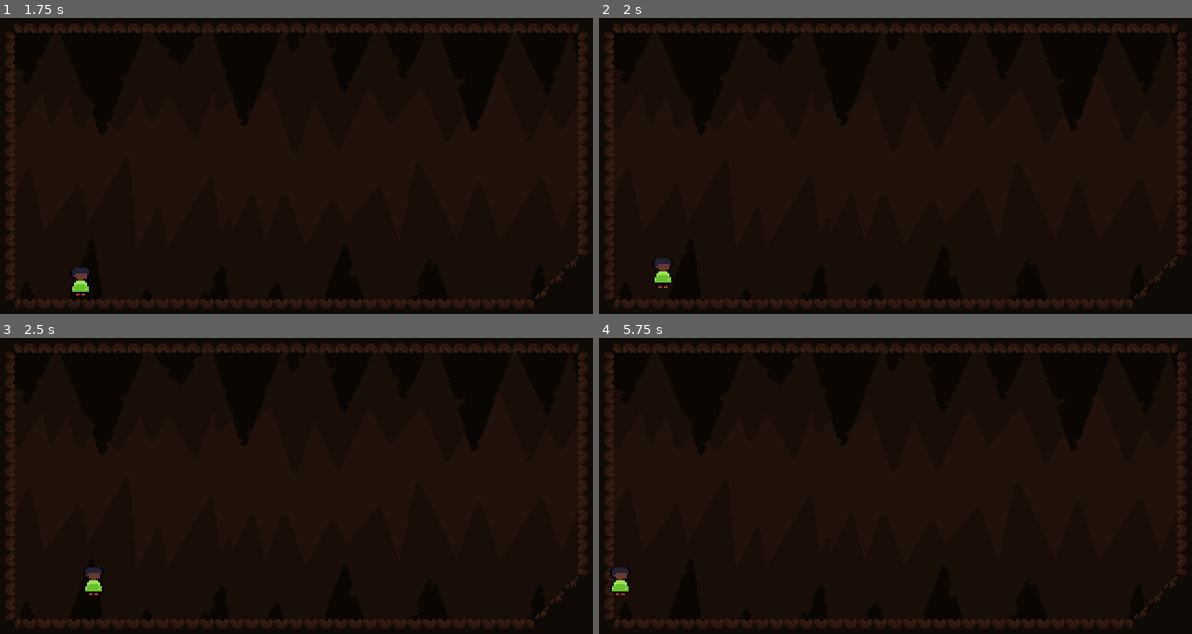
Above: before the commit, frames 1-4 (two rows, left to right).
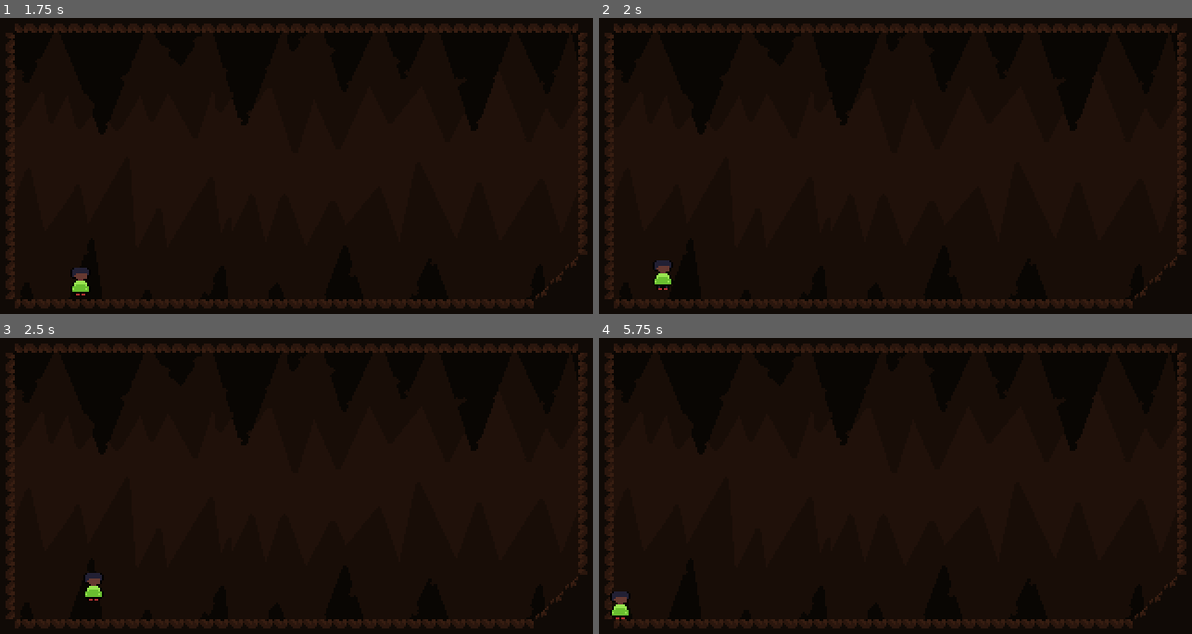
Above: after the commit, the same moments.

Repository: Omegalolchan/Cave_Runner
Game: Godot game, scene res://assets/Scenes/Debug Scene.tscn
Same seed, same stepped clock (60 frames per second), same inputs: the game is played once before the commit and once after it. The project has no main scene, so this scene is started directly.
Inputs:
- Up to frame 1 (1.75 s): hold Right (moveRight) 0.53-1.28 s; hold Down (slide) 0.53-1.28 s; tap C (jump) at 0.77, 0.8, 1.07, 1.35, 1.52 s; hold Left (moveLeft) from 1.28 s (still down); tap Down (slide) at 1.55 s
- Up to frame 2 (2 s): keep holding Left (moveLeft); tap C (jump) at 1.82 s
- Up to frame 3 (2.5 s): release Left (moveLeft) at 2.03 s; hold Right (moveRight) from 2.03 s (still down); hold Down (slide) from 2.03 s (still down); tap C (jump) at 2.3 s
- Up to frame 4 (5.75 s): release Down (slide) at 2.78 s; tap Down (slide) at 2.85, 4.35 s; tap C (jump) at 3.02, 3.32, 3.6, 3.77, 4.07, 4.52, 4.82, 5.3 s; release Right (moveRight) at 3.53 s; hold Left (moveLeft) from 3.53 s (still down); hold Down (slide) from 5.03 s (still down)

Frame 1 is identical in both runs. In frame 2, 0.1% of the frame differs, in the area x 9-13%, y 81-92%; in frame 3, 0.3%; in frame 4, 0.4%, in the area x 1-5%, y 77-95%.

Commit message:
Started working on slide

Diff:
--- a/assets/Scripts/PlayerMovement.gd
+++ b/assets/Scripts/PlayerMovement.gd
@@ -5,6 +5,7 @@
 var direction : float
 var base_velocity : Vector2
 var added_velocity : Vector2
+var ground_normal : Vector2
 
 var jump_input : bool
 var slide_input : bool
@@ -17,7 +18,8 @@
 
 @export var coyote_max_time = 4
 @export var jump_max_time = 20
-@export var jump_speed = -40.0
+@export var jump_speed = -35.0
+@export var slide_accel = 2
 @export var gravity_scale : float = 10
 
 var gravity = (8 * 0.016) * gravity_scale
@@ -63,8 +65,6 @@
 
 	if !on_floor:
 		base_velocity.y += gravity * FPS_DELTA
-	elif velocity.y>0:
-		base_velocity.y = 0
 
 	if on_floor && slide_input:
 		is_sliding = true
@@ -89,6 +89,7 @@
 	if collision && collision.get_normal().y < 0:
 		current_coyote_time = coyote_max_time
 		fix_velocity_angle(collision)
+		ground_normal = collision.get_normal()
 		return true
 	else:
 		current_coyote_time -= 1
@@ -99,7 +100,8 @@
 	return false
 
 func fix_velocity_angle(_collision : KinematicCollision2D):
-
+	if velocity.y > 0:
+		base_velocity.y = 0
 	var _velocity = velocity
 	_velocity.y *= -1
 	_velocity = _velocity.rotated(_collision.get_angle())
@@ -108,9 +110,18 @@
 	return
 
 func handle_collision(_collision : KinematicCollision2D):
+	#region REMOVING WALL FRICTION
+	if (round(_collision.get_angle(up_direction) * 10) / 10) == 1.6:
+		velocity.x = 0
+	#endregion
 
 	return
 
 func Slide():
-	# TO DO : Slide
+	if !on_floor: return
+	if ground_normal != up_direction:
+		var velocity_magnitude = sqrt(pow(velocity.x,2) +pow(-velocity.y, 2))
+		added_velocity.x += (velocity_magnitude * slide_accel * FPS_DELTA) * clamp(int(ground_normal.x * 2), -1,1)
+	else:
+		added_velocity.x = 0
 	return
--- a/project.godot
+++ b/project.godot
@@ -12,6 +12,7 @@
 
 config/name="Cave_Runner"
 config/features=PackedStringArray("4.2", "Forward Plus")
+run/max_fps=60
 boot_splash/show_image=false
 config/icon="res://icon.svg"
 
